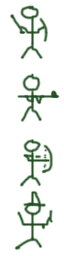
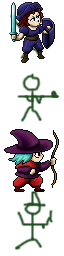
Revision of a layered 64×256 image; what changed, layer by layer:
added layer "Layer 4" above "Layer 3" over [4, 129, 59, 192]
added layer "Layer 5" above "Layer 1" over [9, 2, 55, 63]
painted on "Layer 1" over [19, 138, 54, 191]
